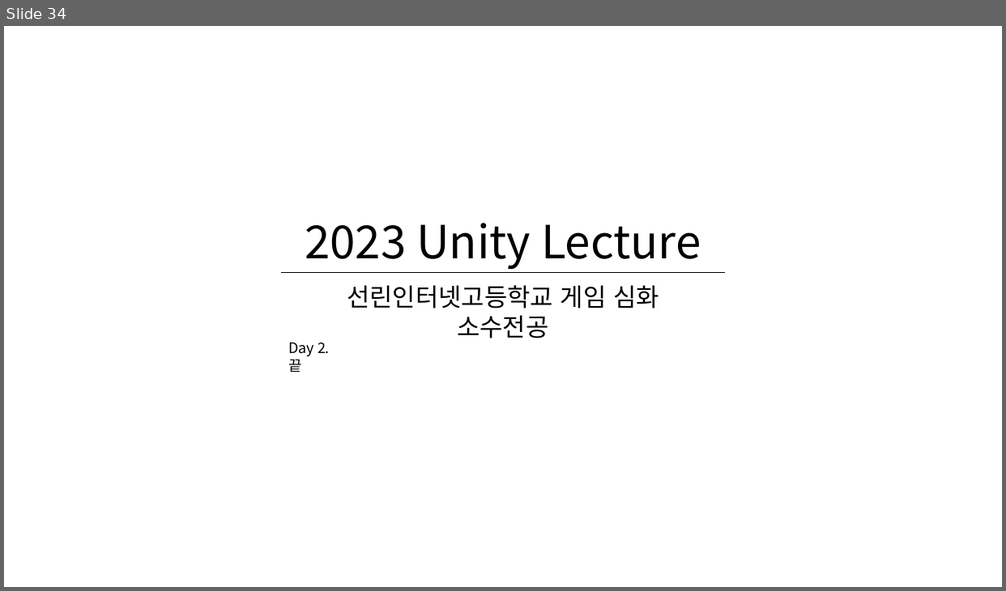
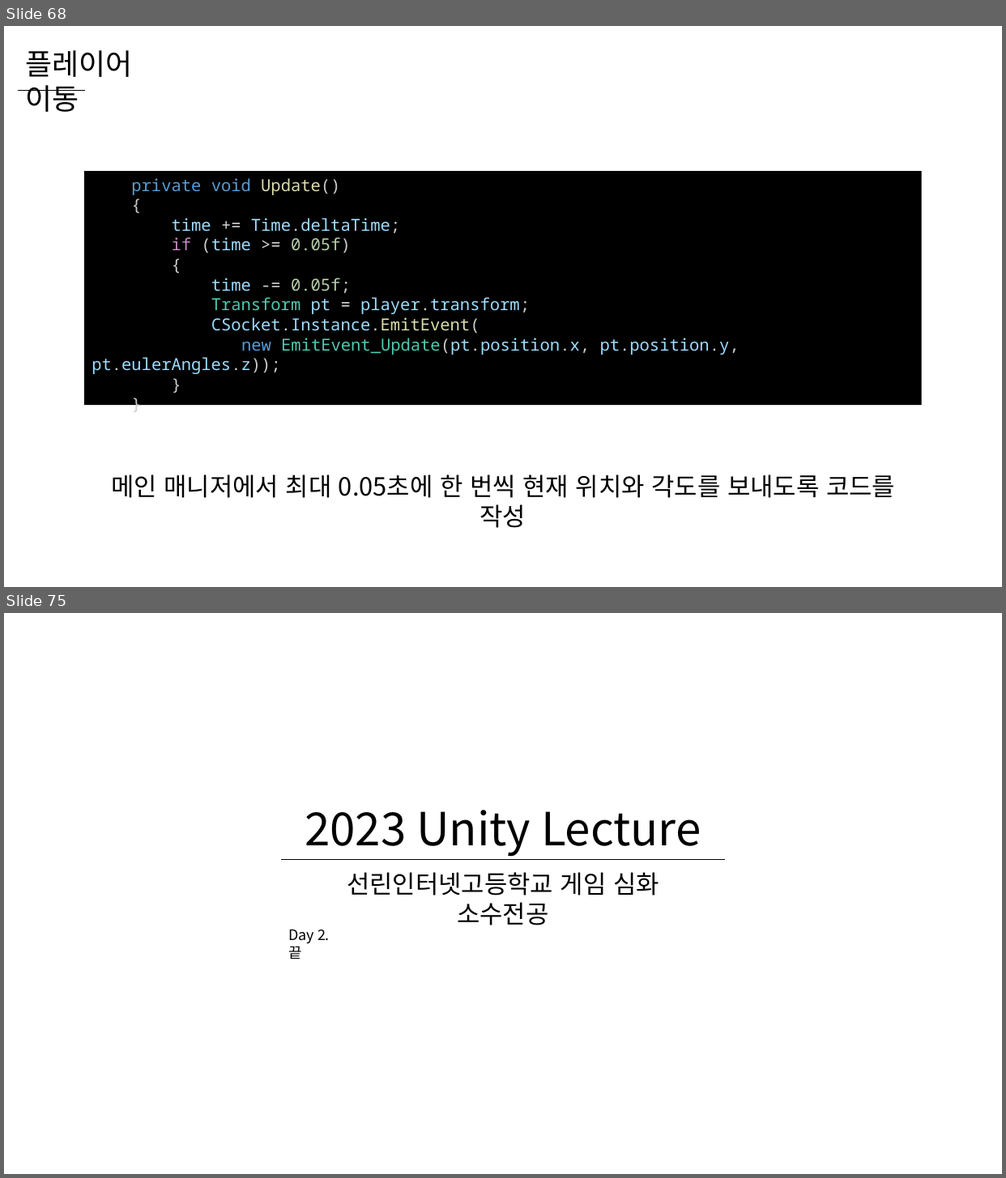
Before and after one commit to WooLyung/2023-Unity-Lecture, a slide deck: Day 2.pptx. Shown one above the other, each under a label of ours: slide 34 before the commit, slides 68 and 75 after it; the slides between them are not shown. The pictures are 1006x591 and 1006x1178 pixels, drawn with LibreOffice and Linux fonts; fonts in the diff are those of the drawing. Boxes give left, top, right and bottom in pixels: in the first picture for what was removed or moved away, otherwise in the second. Text is boxed around its words. In the diff, an @@ line names an element or a change of style, - is before the commit and + after.

```diff
--- a/Day 2.pptx
+++ b/Day 2.pptx
@@ slide 68 added at (4, 26, 1002, 587), background #FFFFFF @@
@@ text added at (25, 50, 132, 112), 28 pt, text #000000 @@
+플레이어 이동
@@ line added from (19, 90) to (85, 90), #000000 0.5 pt @@
@@ rectangle added at (84, 171, 922, 406), fill #000000, 16 pt, text #9CDCFE @@
+private void Update()
+{
+time += Time.deltaTime;
+if (time >= 0.05f)
+{
+time -= 0.05f;
+Transform pt = player.transform;
+CSocket.Instance.EmitEvent(
+new EmitEvent_Update(pt.position.x, pt.position.y, pt.eulerAngles.z));
+}
+}
@@ text added at (111, 475, 895, 498), 24 pt, text #000000 @@
+메인 매니저에서 최대 0.05초에 한 번씩 현재 위치와 각도를 보내도록 코드를 작성
@@ what was slide 34 is now slide 75 @@
```
Also in this commit, not shown: 2 slides changed, 40 other slides added, 27 other files.
